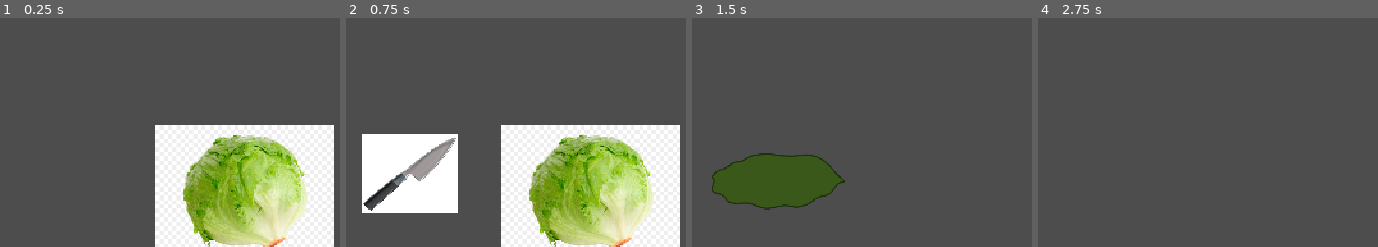
Above: before the commit, frames 1-4 (left to right).
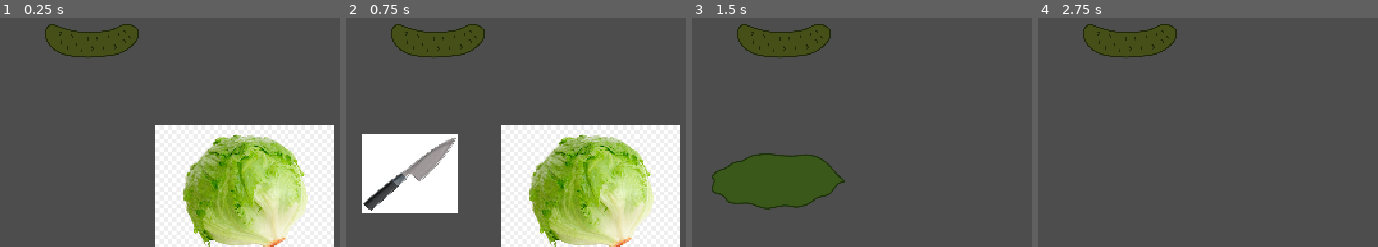
Above: after the commit, the same moments.

Repository: Loosee64/GMTK2026
Game: Godot game, scene res://Scenes/main.tscn
Same seed, same stepped clock (60 frames per second), same inputs: the game is played once before the commit and once after it.
Inputs (mouse positions are % of the whole screen's width and height, from its top left):
- Up to frame 1 (0.25 s): no input
- Up to frame 2 (0.75 s): tap Enter at 0.5 s; drag from (46, 33) to (86, 38) at 0.52 s
- Up to frame 3 (1.5 s): drag from (86, 38) to (16, 44) at 1.27 s
- Up to frame 4 (2.75 s): press the mouse at (16, 44) at 2.03 s
The pictures show only the part of the screen within x 50-100%, y 0-50%; the shares and areas given below are measured in that part.

The runs differ from the first frame. In frame 1, 3.0% of the frame differs, in the area x 13-41%, y 2-18%; in frame 2, 3.0%; in frame 3, 3.0%; in frame 4, 3.0%.

Commit message:
Processor timer

Diff:
--- a/Scenes/burger.tscn
+++ b/Scenes/burger.tscn
@@ -7,6 +7,7 @@
 [ext_resource type="Texture2D" uid="uid://w8i2kuui580e" path="res://Assets/Burger/LettuceCut.png" id="4_g4fio"]
 [ext_resource type="Texture2D" uid="uid://vs31rf6uwjwv" path="res://Assets/Burger/BunTop.png" id="5_w6wxl"]
 [ext_resource type="Texture2D" uid="uid://cxcv6c8k6drjd" path="res://Assets/Burger/PattyCooked.png" id="6_g4fio"]
+[ext_resource type="Texture2D" uid="uid://dkbl3jitwwt1b" path="res://Assets/Burger/PickleCut.png" id="7_w6wxl"]
 
 [sub_resource type="SpriteFrames" id="SpriteFrames_u0ya7"]
 
@@ -46,7 +47,18 @@
 script = ExtResource("4_6a7nn")
 type = 2
 
-[node name="Top" type="TextureRect" parent="Node" index="3" unique_id=514539648]
+[node name="Pickle" type="TextureRect" parent="Node" index="3" unique_id=1653124713]
+visible = false
+offset_left = -63.0
+offset_top = -54.0
+offset_right = 57.0
+offset_bottom = 47.0
+texture = ExtResource("7_w6wxl")
+expand_mode = 1
+script = ExtResource("4_6a7nn")
+type = 2
+
+[node name="Top" type="TextureRect" parent="Node" index="4" unique_id=514539648]
 offset_left = -63.0
 offset_top = -54.0
 offset_right = 57.0
--- a/Scenes/interactable.tscn
+++ b/Scenes/interactable.tscn
@@ -5,6 +5,8 @@
 [ext_resource type="Texture2D" uid="uid://w8i2kuui580e" path="res://Assets/Burger/LettuceCut.png" id="3_x0tmm"]
 [ext_resource type="Texture2D" uid="uid://bvqup43jt4ytc" path="res://Assets/burgertemp.jpg" id="4_k246y"]
 [ext_resource type="Texture2D" uid="uid://cxcv6c8k6drjd" path="res://Assets/Burger/PattyCooked.png" id="5_1erql"]
+[ext_resource type="Texture2D" uid="uid://bvebqemys77fb" path="res://Assets/Burger/PickleWhole.png" id="6_exs7o"]
+[ext_resource type="Texture2D" uid="uid://dkbl3jitwwt1b" path="res://Assets/Burger/PickleCut.png" id="7_e4y7p"]
 
 [sub_resource type="SpriteFrames" id="SpriteFrames_u0ya7"]
 animations = [{
@@ -29,6 +31,17 @@
 "loop": 1,
 "name": &"meat",
 "speed": 5.0
+}, {
+"frames": [{
+"duration": 1.0,
+"texture": ExtResource("6_exs7o")
+}, {
+"duration": 1.0,
+"texture": ExtResource("7_e4y7p")
+}],
+"loop": 1,
+"name": &"pickle",
+"speed": 5.0
 }]
 
 [node name="Object" unique_id=1751848827 instance=ExtResource("1_pmsje")]
@@ -37,6 +50,6 @@
 position = Vector2(-2.999999, -4.500002)
 scale = Vector2(0.26666665, 0.28055555)
 sprite_frames = SubResource("SpriteFrames_u0ya7")
-animation = &"lettuce"
+animation = &"pickle"
 
 [connection signal="ready" from="." to="." method="_on_ready"]
--- a/Scenes/main.tscn
+++ b/Scenes/main.tscn
@@ -28,6 +28,7 @@
 object = NodePath("../ProcessorSubObject")
 
 [node name="ProcessorSubObject" parent="." unique_id=1742851292 instance=ExtResource("3_8gbba")]
+visible = false
 position = Vector2(-413, 521)
 type = 1
 combine_type = 3
@@ -36,3 +37,8 @@
 position = Vector2(782, 470)
 type = 1
 combine_type = 3
+
+[node name="IngredientPickle" parent="." unique_id=2097636159 instance=ExtResource("3_8gbba")]
+position = Vector2(629, 110)
+type = 2
+combine_type = 4
--- a/Scenes/processor.tscn
+++ b/Scenes/processor.tscn
@@ -21,6 +21,10 @@
 position = Vector2(1, 0.5)
 shape = SubResource("RectangleShape2D_u0ya7")
 
+[node name="Timer" type="Timer" parent="." unique_id=1169626700]
+wait_time = 2.0
+
 [connection signal="area_entered" from="." to="." method="_on_area_entered"]
 [connection signal="area_exited" from="." to="." method="_on_area_exited"]
 [connection signal="input_event" from="." to="." method="_on_input_event"]
+[connection signal="timeout" from="Timer" to="." method="_on_timer_timeout"]
--- a/Scripts/combine.gd
+++ b/Scripts/combine.gd
@@ -3,6 +3,7 @@
 @onready var lettuce: TextureRect = $Lettuce
 @onready var top: TextureRect = $Top
 @onready var meat: TextureRect = $Meat
+@onready var pickle: TextureRect = $Pickle
 
 
 func _on_object_object_dropped(type: Globals.CombineType) -> void:
@@ -11,3 +12,5 @@
 			lettuce.visible = true
 		Globals.CombineType.MEAT:
 			meat.visible = true
+		Globals.CombineType.PICKLE:
+			pickle.visible = true
--- a/Scripts/globals.gd
+++ b/Scripts/globals.gd
@@ -5,6 +5,7 @@
 	TOP_BUN,
 	LETTUCE,
 	MEAT,
+	PICKLE,
 	BOTTOM_BUN
 }
 
--- a/Scripts/object.gd
+++ b/Scripts/object.gd
@@ -62,5 +62,7 @@
 			animated_sprite_2d.animation = "lettuce"
 		Globals.CombineType.MEAT:
 			animated_sprite_2d.animation = "meat"
+		Globals.CombineType.PICKLE:
+			animated_sprite_2d.animation = "pickle"
 		Globals.CombineType.NONE:
 			pass
--- a/Scripts/processor.gd
+++ b/Scripts/processor.gd
@@ -3,11 +3,27 @@
 @export var object: Area2D
 var process_complete = false
 var current_object_combine_type : Globals.CombineType
+@onready var timer: Timer = $Timer
+var scale_value = 1
+var scale_direction = 1
+var initial_scale = scale
+var running = false
+
+func _process(delta: float) -> void:
+	if running:
+		if scale_value >= 1.6:
+			scale_direction = -1
+		elif scale_value < 1:
+			scale_direction = 1
+		scale_value += 0.01 * scale_direction
+		scale.x = scale_value
+		scale.y = scale_value
+	else:
+		scale = initial_scale
 
 func _on_area_entered(area: Area2D) -> void:
 	area.object_dropped.connect(_add_to_process)
 	current_object_combine_type = area.get_combine()
-	print("added")
 
 func _on_area_exited(area: Area2D) -> void:
 	area.object_dropped.disconnect(_add_to_process)
@@ -18,8 +34,8 @@
 	print("processing")
 	object.current_animation_frame = 1
 	object.change_animation(current_object_combine_type)
-	process_complete = true
-
+	timer.start()
+	running = true
 
 func get_type() -> Globals.ObjectType:
 	return Globals.ObjectType.Processor
@@ -28,3 +44,8 @@
 	if event.is_action_pressed("click"):
 		if process_complete:
 			object.spawn()
+
+
+func _on_timer_timeout() -> void:
+	process_complete = true
+	running = false
Binary file changed: Assets/Burger/PickleCut.png
Binary file added: Assets/Burger/PickleWhole.png
Not shown, changed: Assets/Burger/PickleWhole.png.import
